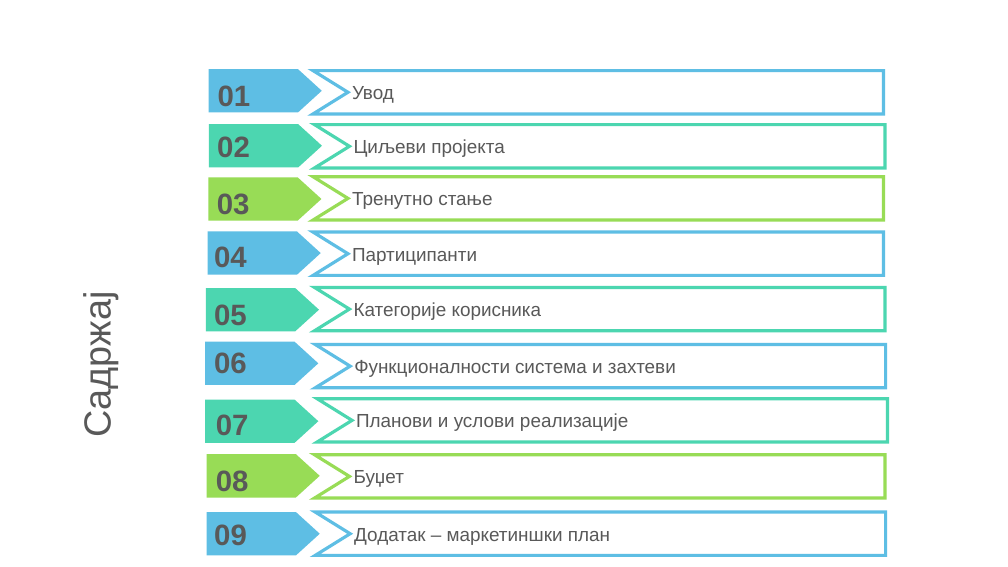
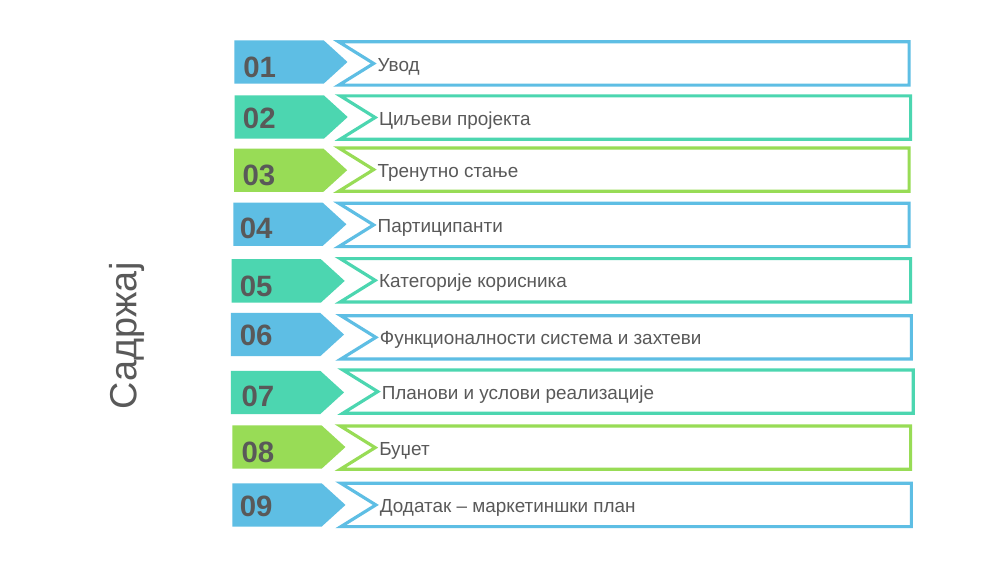
Before and after one commit to PetrovicT/CardioGuardian, a slide deck: slide 2 of Faza III/prezentacija.pptx. Drawn at 1008x567 pixels with LibreOffice and Linux fonts; fonts in the diff are those of the drawing. Boxes give left, top, right and bottom in pixels: in the first picture for what was removed or moved away, otherwise in the second. Text is boxed around its words. In the diff, an @@ line names an element or a change of style, - is before the commit and + after.

```diff
--- a/Faza III/prezentacija.pptx
+++ b/Faza III/prezentacija.pptx
@@ text "01" rewrapped from (214,140,247,169) to (243,56,276,77) @@
@@ text "01" rewrapped from (218,85,251,106) to (240,111,273,140) @@
@@ text "02" rewrapped from (214,193,247,210) to (243,107,276,128) @@
@@ text "02" rewrapped from (217,136,250,157) to (240,164,273,181) @@
@@ 9 pentagon arrows, 9 freeform shapes, 7 texts: place and size @@
-9 pentagon arrows, 9 freeform shapes, 7 texts at (76,69,888,555)
+9 pentagon arrows, 9 freeform shapes, 7 texts at (102,40,913,526)
```
Also in this commit, not shown: 3 other slides changed, 5 slides added, 3 slides removed, 3 other files.
